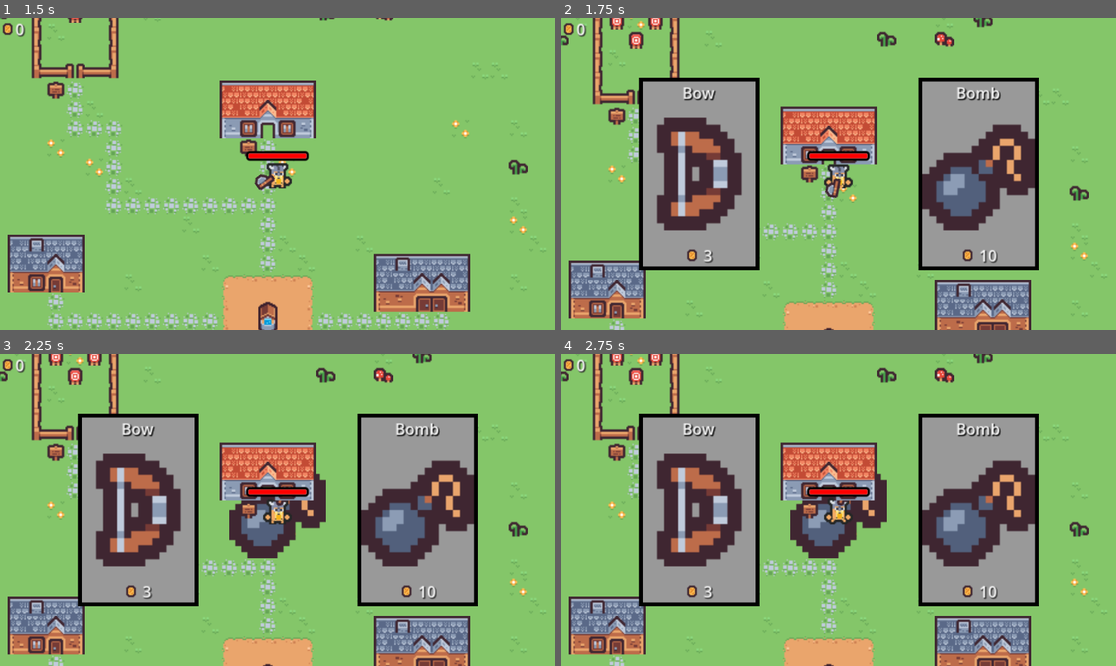
Above: before the commit, frames 1-4 (two rows, left to right).
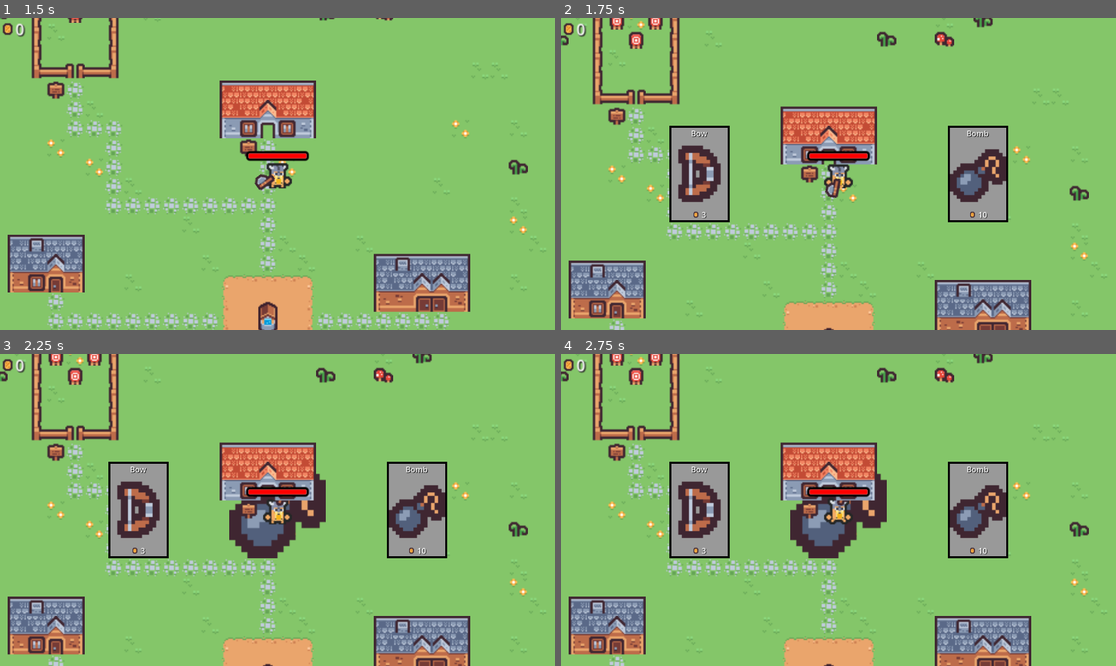
Above: after the commit, the same moments.

Repository: GodEmperorDaniel/crab-survivor
Game: Godot game, scene res://Scenes/Main_Menu.tscn
Same seed, same stepped clock (60 frames per second), same inputs: the game is played once before the commit and once after it.
Inputs (mouse positions are in pixels of both pictures, inside the frame that each line leads up to):
- Up to frame 1 (1.5 s): click "Crab Survivor" at 0.5 s; move the mouse to (249, 236) at 1.27 s; hold W (move_up) from 1.28 s (still down); click (249, 236) at 1.35 s
- Up to frame 2 (1.75 s): keep holding W (move_up)
- Up to frame 3 (2.25 s): keep holding W (move_up); move the mouse to (444, 556) at 2.02 s; tap B (bomb) at 2.1 s
- Up to frame 4 (2.75 s): keep holding W (move_up)

Frame 1 is identical in both runs. In frame 2, 25% of the frame differs, in the area x 14-87%, y 19-81%; in frame 3, 25%; in frame 4, 25%.

Commit message:
Subscribe to child events

Diff:
--- a/Scenes/HUD.tscn
+++ b/Scenes/HUD.tscn
@@ -17,16 +17,14 @@
 anchors_preset = 15
 anchor_right = 1.0
 anchor_bottom = 1.0
-offset_right = -576.0
-offset_bottom = -323.0
 grow_horizontal = 2
 grow_vertical = 2
-scale = Vector2(2, 2)
 
 [node name="Cash" type="HBoxContainer" parent="HUD"]
 layout_mode = 1
 offset_right = 48.0
 offset_bottom = 23.0
+scale = Vector2(2, 2)
 theme_override_constants/separation = 0
 
 [node name="Icon" type="TextureRect" parent="HUD/Cash"]
--- a/Scripts/HUD.gd
+++ b/Scripts/HUD.gd
@@ -14,6 +14,11 @@
 		coins = new_value
 		_amount_text.text = str(coins)
 
+func _ready():
+	for child in get_children():
+		if child is ShopItem:
+			child.attempt_buy.connect(_attempt_buy_item)
+
 func toggle_shop(toggle_on : bool):
 	_shop.visible = toggle_on
 
@@ -25,3 +30,8 @@
 
 func _on_shop_item_bought(item):
 	item_bought.emit(item)
+
+func _attempt_buy_item(item : ShopItem):
+	if coins >= item.item_cost:
+		item_bought.emit(item.item_name)
+		coins -= item.item_cost
--- a/project.godot
+++ b/project.godot
@@ -56,14 +56,14 @@
 "events": [Object(InputEventKey,"resource_local_to_scene":false,"resource_name":"","device":-1,"window_id":0,"alt_pressed":false,"shift_pressed":false,"ctrl_pressed":false,"meta_pressed":false,"pressed":false,"keycode":0,"physical_keycode":82,"key_label":0,"unicode":114,"echo":false,"script":null)
 ]
 }
+return_to_menu={
+"deadzone": 0.5,
+"events": [Object(InputEventKey,"resource_local_to_scene":false,"resource_name":"","device":-1,"window_id":0,"alt_pressed":false,"shift_pressed":false,"ctrl_pressed":false,"meta_pressed":false,"pressed":false,"keycode":0,"physical_keycode":77,"key_label":0,"unicode":109,"echo":false,"script":null)
+]
+}
 bomb={
 "deadzone": 0.5,
 "events": [Object(InputEventKey,"resource_local_to_scene":false,"resource_name":"","device":-1,"window_id":0,"alt_pressed":false,"shift_pressed":false,"ctrl_pressed":false,"meta_pressed":false,"pressed":false,"keycode":0,"physical_keycode":66,"key_label":0,"unicode":98,"echo":false,"script":null)
-]
-}
-return_to_menu={
-"deadzone": 0.5,
-"events": [Object(InputEventKey,"resource_local_to_scene":false,"resource_name":"","device":-1,"window_id":0,"alt_pressed":false,"shift_pressed":false,"ctrl_pressed":false,"meta_pressed":false,"pressed":false,"keycode":0,"physical_keycode":77,"key_label":0,"unicode":109,"echo":false,"script":null)
 ]
 }
 
